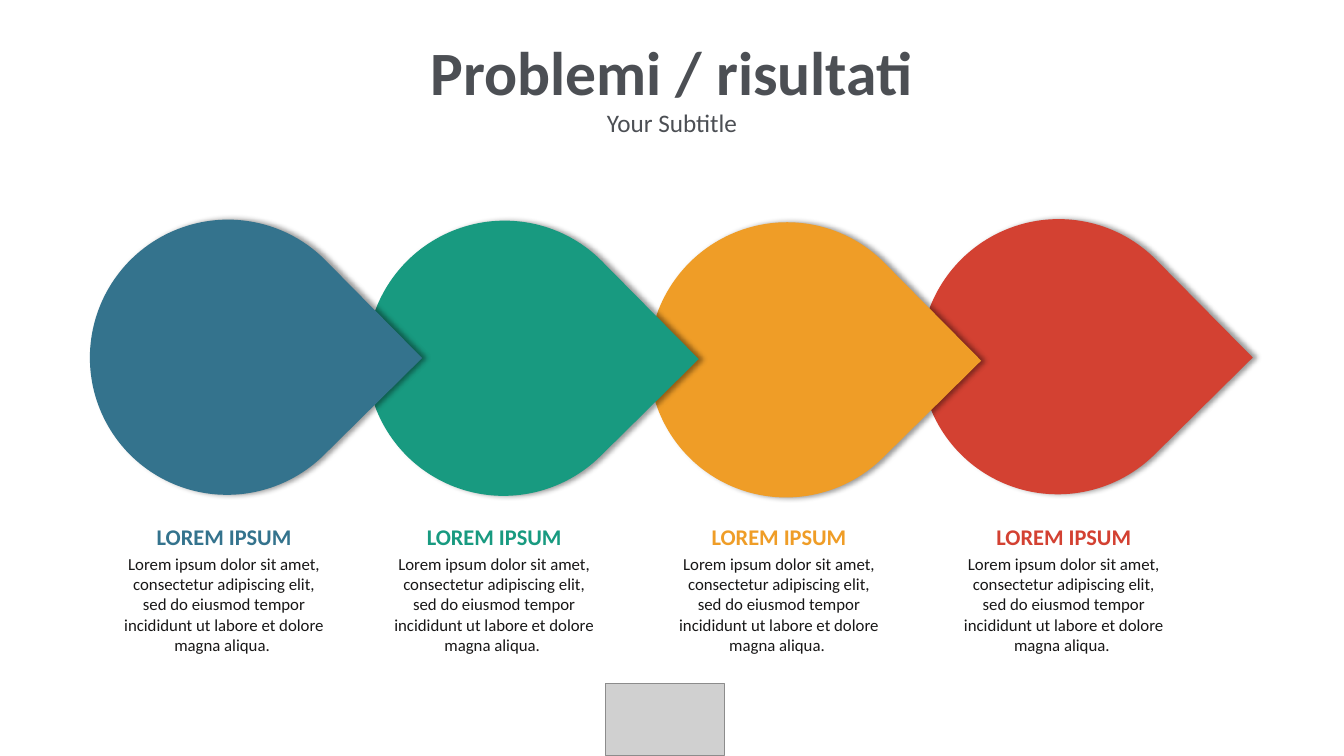
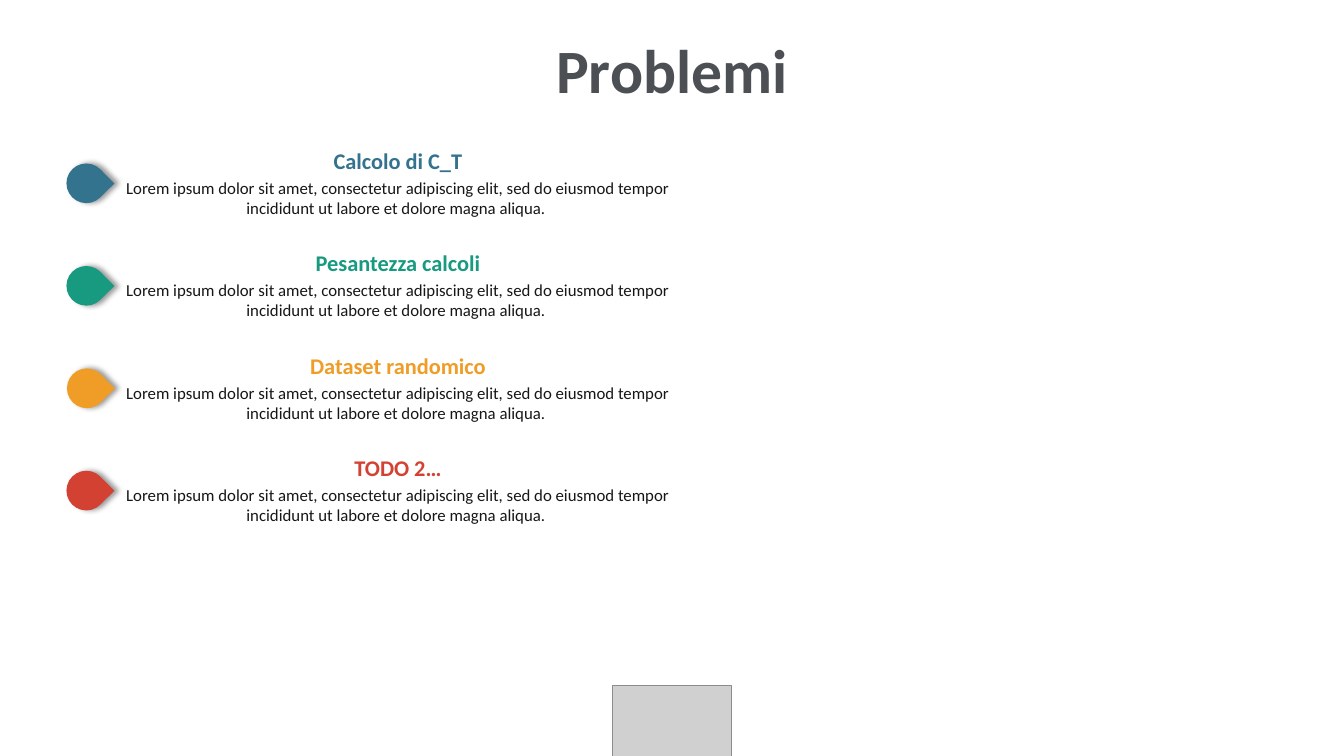
Before and after one commit to jf994/DataProtectionProject, a slide deck: slide 4 of docs/Presentazione.pptx (slide 3 before the commit). Drawn at 1344x756 pixels with LibreOffice and Linux fonts; fonts in the diff are those of the drawing; grey boxes stand for pictures; background and template pictures are left out. Boxes give left, top, right and bottom in pixels: in the first picture for what was removed or moved away, otherwise in the second. Text is boxed around its words. In the diff, an @@ line names an element or a change of style, - is before the commit and + after.

```diff
--- a/docs/Presentazione.pptx
+++ b/docs/Presentazione.pptx
@@ text at box(556, 50, 787, 94): text changed @@
-Problemi / risultati
-Your Subtitle
+Problemi
@@ text "Calcolo di C_T": place and size @@
-text "Calcolo di C_T" at box(124, 530, 323, 654)
+text "Calcolo di C_T" at box(126, 153, 669, 217)
@@ teardrop: place and size @@
-teardrop at box(33, 163, 422, 552)
+teardrop at box(58, 155, 114, 211)
@@ text at box(334, 153, 462, 172): text changed @@
-LOREM IPSUM
+Calcolo di C_T
@@ teardrop: place and size @@
-teardrop at box(310, 164, 699, 553)
+teardrop at box(58, 258, 114, 314)
@@ text "Pesantezza calcoli": place and size @@
-text "Pesantezza calcoli" at box(679, 530, 878, 654)
+text "Pesantezza calcoli" at box(126, 255, 669, 319)
@@ text at box(316, 255, 480, 271): text changed; text colour #EF9D27 to #189A80 @@
-LOREM IPSUM
+Pesantezza calcoli
@@ text "Dataset randomico": place and size @@
-text "Dataset randomico" at box(964, 530, 1163, 654)
+text "Dataset randomico" at box(126, 358, 669, 422)
@@ text at box(310, 358, 485, 374): text changed; text colour #D34132 to #EF9D27 @@
-LOREM IPSUM
+Dataset randomico
@@ teardrop: place and size @@
-teardrop at box(592, 165, 982, 554)
+teardrop at box(58, 361, 114, 416)
@@ teardrop: place and size @@
-teardrop at box(865, 162, 1254, 551)
+teardrop at box(58, 463, 114, 518)
@@ text "TODO 2…": place and size @@
-text "TODO 2…" at box(394, 530, 593, 654)
+text "TODO 2…" at box(126, 461, 669, 524)
@@ text at box(354, 461, 441, 476): text changed; text colour #189A80 to #D34132 @@
-LOREM IPSUM
+TODO 2…
@@ picture: place and size @@
-picture at box(605, 684, 724, 756)
+picture at box(613, 686, 732, 756)
```
Also in this commit, not shown: 1 other slide changed, 1 slide added, 1 slide removed, 1 other file.
